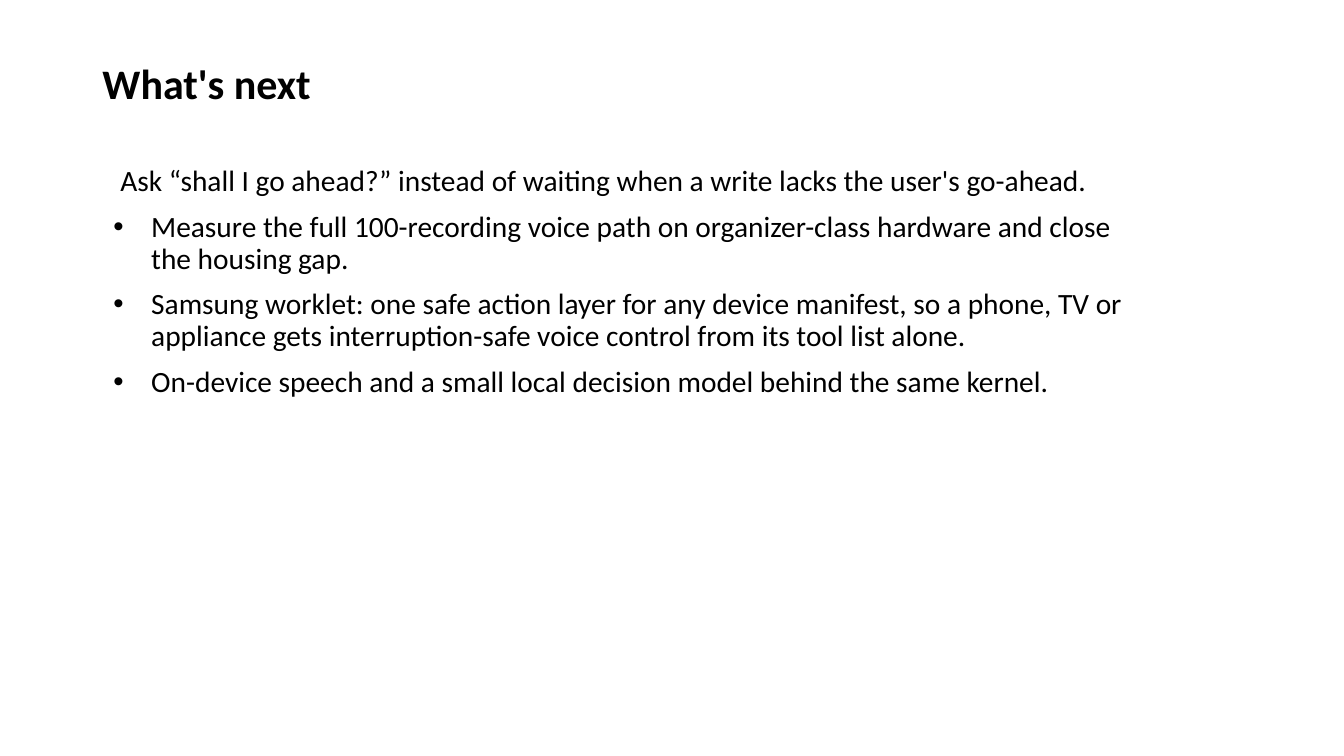
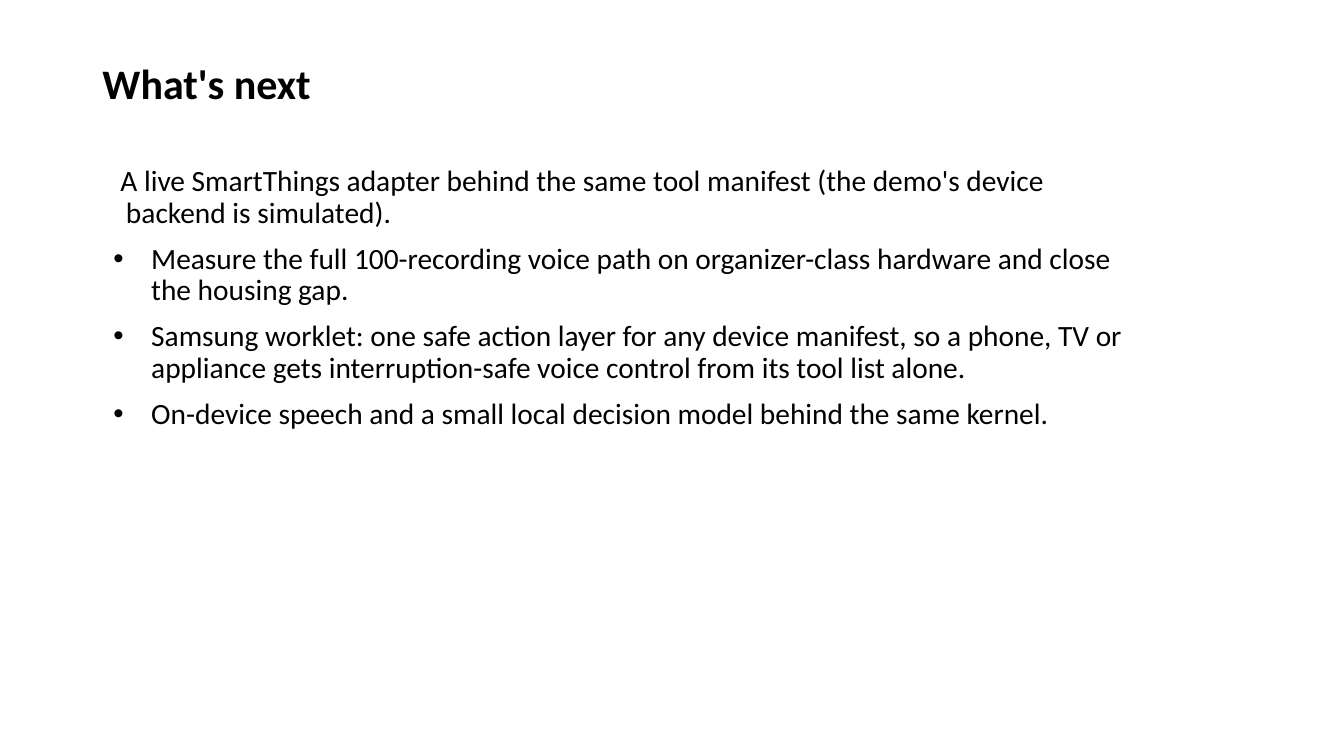
Before and after one commit to AdithyaSanthosh-P/Janus, a slide deck: slide 8 of docs/deck/Janus_Submission.pptx. Drawn at 1344x756 pixels with LibreOffice and Linux fonts; fonts in the diff are those of the drawing. Boxes give left, top, right and bottom in pixels: in the first picture for what was removed or moved away, otherwise in the second. Text is boxed around its words. In the diff, an @@ line names an element or a change of style, - is before the commit and + after.

```diff
--- a/docs/deck/Janus_Submission.pptx
+++ b/docs/deck/Janus_Submission.pptx
@@ text at bbox=[120, 169, 1043, 227]: text changed @@
-Ask “shall I go ahead?” instead of waiting when a write lacks the user's go-ahead.
+A live SmartThings adapter behind the same tool manifest (the demo's device backend is simulated).
```
Also in this commit, not shown: 3 other slides changed, 13 other files.
